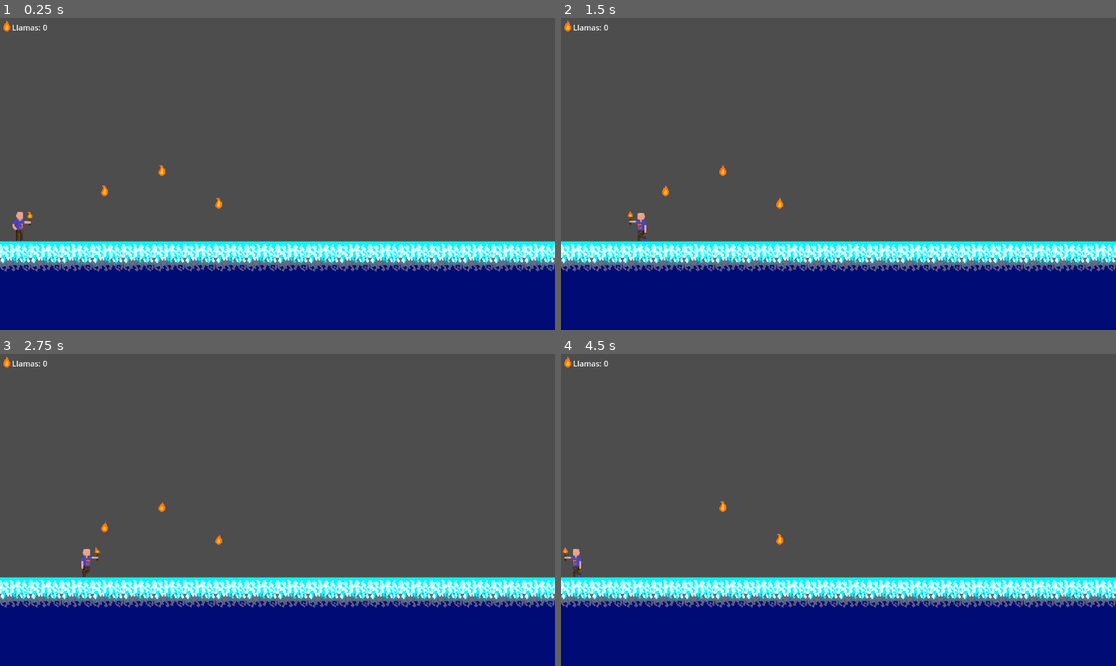
Above: before the commit, frames 1-4 (two rows, left to right).
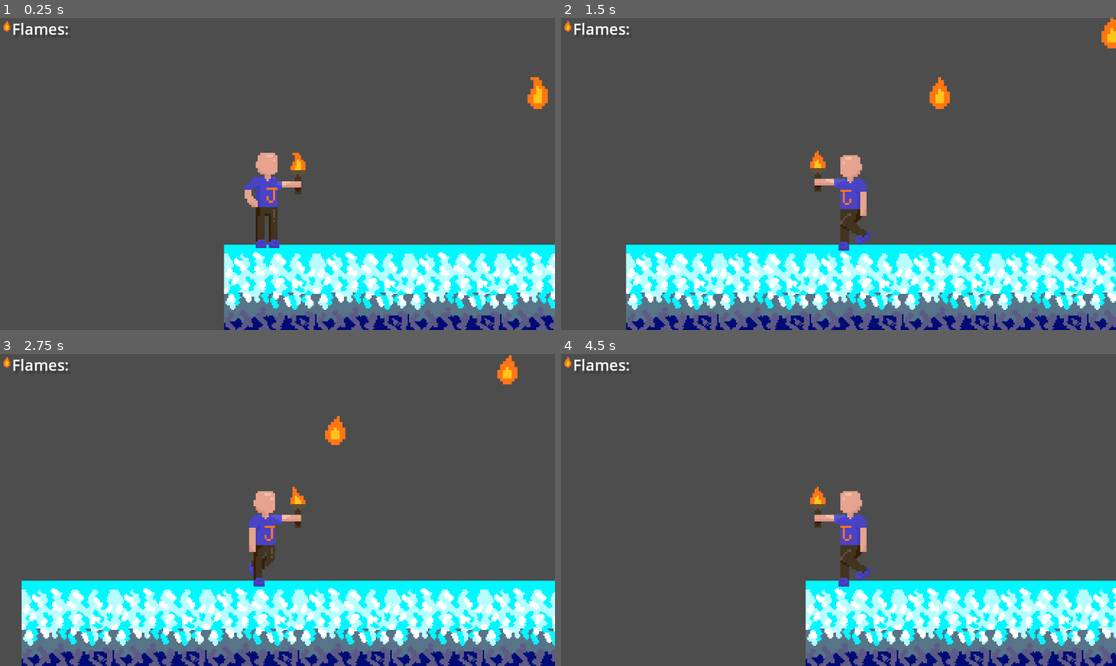
Above: after the commit, the same moments.

Repository: Elena-Barrachina/PonentJam
Game: Godot game, scene res://scenes/main.tscn
Two runs of this game, one before a commit and one after it. Both use one fixed random seed, a clock stepped at 60 frames per second and the inputs below.
Inputs:
- Up to frame 1 (0.25 s): no input
- Up to frame 2 (1.5 s): hold Right (ui_right) 0.53-1.28 s; hold Left (ui_left) from 1.28 s (still down)
- Up to frame 3 (2.75 s): release Left (ui_left) at 2.03 s; hold Right (ui_right) from 2.03 s (still down)
- Up to frame 4 (4.5 s): release Right (ui_right) at 2.78 s; hold Up (ui_up) 2.78-3.53 s; hold Left (ui_left) from 3.53 s (still down)

The runs differ from the first frame. In frame 1, 29% of the frame differs, in the area x 0-100%, y 1-100%; in frame 2, 28%; in frame 3, 28%; in frame 4, 29%.

Commit message:
Massa canvis, massa pocs commits
Doncs lo dit, només falta fer el nivell i la mecànica de destrossar objectes

Diff:
--- a/scenes/Flame.tscn
+++ b/scenes/Flame.tscn
@@ -1,6 +1,7 @@
-[gd_scene load_steps=12 format=3 uid="uid://3q1ym1ps6hvn"]
+[gd_scene load_steps=13 format=3 uid="uid://3q1ym1ps6hvn"]
 
 [ext_resource type="Texture2D" uid="uid://cmkc30nu4xafk" path="res://assets/llamas.png" id="1_47vdv"]
+[ext_resource type="AudioStream" uid="uid://bfkspv0nvwnfk" path="res://assets/audio/fire-sound-effects-224089.mp3" id="2_uaa8i"]
 
 [sub_resource type="GDScript" id="GDScript_1pg6c"]
 script/source = "extends Area2D
@@ -8,7 +9,7 @@
 @onready var anim = $AnimatedSprite2D
 
 func _ready():
-	body_entered.connect(_on_body_entered)
+	#body_entered.connect(_on_body_entered)
 	if anim:
 		anim.play(\"Llama\")
 
@@ -19,7 +20,7 @@
 		pickup_effect()
 
 func pickup_effect():
-	$CollisionShape2D.disabled = true
+	$CollisionShape2D.set_deferred(\"disabled\", true)
 
 	var tween = create_tween()
 	tween.set_parallel(true)
@@ -100,5 +101,6 @@
 shape = SubResource("CircleShape2D_61c27")
 
 [node name="AudioStreamPlayer2D" type="AudioStreamPlayer2D" parent="."]
+stream = ExtResource("2_uaa8i")
 
 [connection signal="body_entered" from="." to="." method="_on_body_entered"]
--- /dev/null
+++ b/scenes/Jugador.tscn
@@ -0,0 +1,97 @@
+[gd_scene load_steps=15 format=3 uid="uid://d0l8qgped5xr5"]
+
+[ext_resource type="Script" uid="uid://bo4b3cokgmqbp" path="res://scripts/jugador.gd" id="1_jt5h6"]
+[ext_resource type="Texture2D" uid="uid://bgylsuuitlfpw" path="res://assets/juanen_correr.png" id="1_vio6t"]
+[ext_resource type="Texture2D" uid="uid://djdlmokgm7clg" path="res://assets/juanen_parado.png" id="2_h28ku"]
+[ext_resource type="AudioStream" uid="uid://duhpsmher38aq" path="res://assets/audio/footsteps-dirt-gravel-6823.mp3" id="4_mk3m0"]
+
+[sub_resource type="AtlasTexture" id="AtlasTexture_vio6t"]
+atlas = ExtResource("1_vio6t")
+region = Rect2(0, 0, 30, 50)
+
+[sub_resource type="AtlasTexture" id="AtlasTexture_h28ku"]
+atlas = ExtResource("1_vio6t")
+region = Rect2(30, 0, 30, 50)
+
+[sub_resource type="AtlasTexture" id="AtlasTexture_jt5h6"]
+atlas = ExtResource("1_vio6t")
+region = Rect2(60, 0, 30, 50)
+
+[sub_resource type="AtlasTexture" id="AtlasTexture_mk3m0"]
+atlas = ExtResource("1_vio6t")
+region = Rect2(90, 0, 30, 50)
+
+[sub_resource type="AtlasTexture" id="AtlasTexture_3f8o5"]
+atlas = ExtResource("2_h28ku")
+region = Rect2(0, 0, 30, 50)
+
+[sub_resource type="AtlasTexture" id="AtlasTexture_a325k"]
+atlas = ExtResource("2_h28ku")
+region = Rect2(30, 0, 30, 50)
+
+[sub_resource type="AtlasTexture" id="AtlasTexture_55d87"]
+atlas = ExtResource("2_h28ku")
+region = Rect2(60, 0, 30, 50)
+
+[sub_resource type="AtlasTexture" id="AtlasTexture_jrh68"]
+atlas = ExtResource("2_h28ku")
+region = Rect2(90, 0, 30, 50)
+
+[sub_resource type="SpriteFrames" id="SpriteFrames_u1jm8"]
+animations = [{
+"frames": [{
+"duration": 1.0,
+"texture": SubResource("AtlasTexture_vio6t")
+}, {
+"duration": 1.0,
+"texture": SubResource("AtlasTexture_h28ku")
+}, {
+"duration": 1.0,
+"texture": SubResource("AtlasTexture_jt5h6")
+}, {
+"duration": 1.0,
+"texture": SubResource("AtlasTexture_mk3m0")
+}],
+"loop": true,
+"name": &"Correr",
+"speed": 5.0
+}, {
+"frames": [{
+"duration": 1.0,
+"texture": SubResource("AtlasTexture_3f8o5")
+}, {
+"duration": 1.0,
+"texture": SubResource("AtlasTexture_a325k")
+}, {
+"duration": 1.0,
+"texture": SubResource("AtlasTexture_55d87")
+}, {
+"duration": 1.0,
+"texture": SubResource("AtlasTexture_jrh68")
+}],
+"loop": true,
+"name": &"Parado",
+"speed": 5.0
+}]
+
+[sub_resource type="RectangleShape2D" id="RectangleShape2D_vio6t"]
+size = Vector2(29, 44)
+
+[node name="CharacterBody2D" type="CharacterBody2D"]
+script = ExtResource("1_jt5h6")
+
+[node name="AnimatedSprite2D" type="AnimatedSprite2D" parent="."]
+sprite_frames = SubResource("SpriteFrames_u1jm8")
+animation = &"Parado"
+autoplay = "Parado"
+
+[node name="CollisionShape2D" type="CollisionShape2D" parent="."]
+position = Vector2(-0.5, 0)
+shape = SubResource("RectangleShape2D_vio6t")
+
+[node name="pasos_audio" type="AudioStreamPlayer2D" parent="."]
+stream = ExtResource("4_mk3m0")
+
+[node name="Camera2D" type="Camera2D" parent="."]
+offset = Vector2(0, -20)
+zoom = Vector2(3, 3)
--- a/scenes/collectible.tscn
+++ /dev/null
@@ -1,84 +0,0 @@
-[gd_scene load_steps=12 format=3 uid="uid://chxl3bdvpy7s0"]
-
-[ext_resource type="Texture2D" uid="uid://cmkc30nu4xafk" path="res://assets/llamas.png" id="1_bkg8t"]
-
-[sub_resource type="GDScript" id="GDScript_1pg6c"]
-script/source = "extends Area2D
-
-func _on_body_entered(body):
-	if body.is_in_group(\"player\"):
-		body.add_collectible()
-		queue_free()
-"
-
-[sub_resource type="AtlasTexture" id="AtlasTexture_ga2k0"]
-atlas = ExtResource("1_bkg8t")
-region = Rect2(0, 0, 9, 14)
-
-[sub_resource type="AtlasTexture" id="AtlasTexture_6gns2"]
-atlas = ExtResource("1_bkg8t")
-region = Rect2(9, 0, 9, 14)
-
-[sub_resource type="AtlasTexture" id="AtlasTexture_rapul"]
-atlas = ExtResource("1_bkg8t")
-region = Rect2(18, 0, 9, 14)
-
-[sub_resource type="AtlasTexture" id="AtlasTexture_mh687"]
-atlas = ExtResource("1_bkg8t")
-region = Rect2(27, 0, 9, 14)
-
-[sub_resource type="AtlasTexture" id="AtlasTexture_ma10x"]
-atlas = ExtResource("1_bkg8t")
-region = Rect2(36, 0, 9, 14)
-
-[sub_resource type="AtlasTexture" id="AtlasTexture_fuck5"]
-atlas = ExtResource("1_bkg8t")
-region = Rect2(45, 0, 9, 14)
-
-[sub_resource type="AtlasTexture" id="AtlasTexture_72l5o"]
-atlas = ExtResource("1_bkg8t")
-region = Rect2(54, 0, 9, 14)
-
-[sub_resource type="SpriteFrames" id="SpriteFrames_udoxq"]
-animations = [{
-"frames": [{
-"duration": 1.0,
-"texture": SubResource("AtlasTexture_ga2k0")
-}, {
-"duration": 1.0,
-"texture": SubResource("AtlasTexture_6gns2")
-}, {
-"duration": 1.0,
-"texture": SubResource("AtlasTexture_rapul")
-}, {
-"duration": 1.0,
-"texture": SubResource("AtlasTexture_mh687")
-}, {
-"duration": 1.0,
-"texture": SubResource("AtlasTexture_ma10x")
-}, {
-"duration": 1.0,
-"texture": SubResource("AtlasTexture_fuck5")
-}, {
-"duration": 1.0,
-"texture": SubResource("AtlasTexture_72l5o")
-}],
-"loop": true,
-"name": &"Llama",
-"speed": 5.0
-}]
-
-[sub_resource type="CircleShape2D" id="CircleShape2D_61c27"]
-radius = 5.0
-
-[node name="Llama" type="Area2D"]
-script = SubResource("GDScript_1pg6c")
-
-[node name="AnimatedSprite2D" type="AnimatedSprite2D" parent="."]
-sprite_frames = SubResource("SpriteFrames_udoxq")
-animation = &"Llama"
-
-[node name="CollisionShape2D" type="CollisionShape2D" parent="."]
-shape = SubResource("CircleShape2D_61c27")
-
-[connection signal="body_entered" from="." to="." method="_on_body_entered"]
--- a/scenes/main.tscn
+++ b/scenes/main.tscn
@@ -1,84 +1,10 @@
-[gd_scene load_steps=31 format=4 uid="uid://cdup8uv36pcnv"]
-
-[ext_resource type="Script" uid="uid://bo4b3cokgmqbp" path="res://scripts/jugador.gd" id="1_c01mt"]
-[ext_resource type="Texture2D" uid="uid://bgylsuuitlfpw" path="res://assets/juanen_andar.png" id="2_nxtc6"]
-[ext_resource type="Texture2D" uid="uid://djdlmokgm7clg" path="res://assets/juanen_parado.png" id="3_jlsqs"]
+[gd_scene load_steps=22 format=4 uid="uid://cdup8uv36pcnv"]
+
 [ext_resource type="Texture2D" uid="uid://do5djlftrf51t" path="res://assets/suelo_hielo.png" id="4_q8u5g"]
 [ext_resource type="Texture2D" uid="uid://d207j1dd0htjk" path="res://assets/suelo_hierba.png" id="5_lhr70"]
+[ext_resource type="PackedScene" uid="uid://d0l8qgped5xr5" path="res://scenes/Jugador.tscn" id="5_vcsgt"]
 [ext_resource type="Texture2D" uid="uid://cmkc30nu4xafk" path="res://assets/llamas.png" id="6_wp0k4"]
 [ext_resource type="PackedScene" uid="uid://3q1ym1ps6hvn" path="res://scenes/Flame.tscn" id="7_nxtc6"]
-
-[sub_resource type="AtlasTexture" id="AtlasTexture_tbgi4"]
-atlas = ExtResource("2_nxtc6")
-region = Rect2(0, 0, 30, 50)
-
-[sub_resource type="AtlasTexture" id="AtlasTexture_tefeu"]
-atlas = ExtResource("2_nxtc6")
-region = Rect2(30, 0, 30, 50)
-
-[sub_resource type="AtlasTexture" id="AtlasTexture_o6xl0"]
-atlas = ExtResource("2_nxtc6")
-region = Rect2(60, 0, 30, 50)
-
-[sub_resource type="AtlasTexture" id="AtlasTexture_tipki"]
-atlas = ExtResource("2_nxtc6")
-region = Rect2(90, 0, 30, 50)
-
-[sub_resource type="AtlasTexture" id="AtlasTexture_choun"]
-atlas = ExtResource("3_jlsqs")
-region = Rect2(0, 0, 30, 50)
-
-[sub_resource type="AtlasTexture" id="AtlasTexture_ya4ey"]
-atlas = ExtResource("3_jlsqs")
-region = Rect2(30, 0, 30, 50)
-
-[sub_resource type="AtlasTexture" id="AtlasTexture_eb6dy"]
-atlas = ExtResource("3_jlsqs")
-region = Rect2(60, 0, 30, 50)
-
-[sub_resource type="AtlasTexture" id="AtlasTexture_trceg"]
-atlas = ExtResource("3_jlsqs")
-region = Rect2(90, 0, 30, 50)
-
-[sub_resource type="SpriteFrames" id="SpriteFrames_272bh"]
-animations = [{
-"frames": [{
-"duration": 1.0,
-"texture": SubResource("AtlasTexture_tbgi4")
-}, {
-"duration": 1.0,
-"texture": SubResource("AtlasTexture_tefeu")
-}, {
-"duration": 1.0,
-"texture": SubResource("AtlasTexture_o6xl0")
-}, {
-"duration": 1.0,
-"texture": SubResource("AtlasTexture_tipki")
-}],
-"loop": true,
-"name": &"Correr",
-"speed": 5.0
-}, {
-"frames": [{
-"duration": 1.0,
-"texture": SubResource("AtlasTexture_choun")
-}, {
-"duration": 1.0,
-"texture": SubResource("AtlasTexture_ya4ey")
-}, {
-"duration": 1.0,
-"texture": SubResource("AtlasTexture_eb6dy")
-}, {
-"duration": 1.0,
-"texture": SubResource("AtlasTexture_trceg")
-}],
-"loop": true,
-"name": &"Parado",
-"speed": 3.75
-}]
-
-[sub_resource type="RectangleShape2D" id="RectangleShape2D_1bvp3"]
-size = Vector2(43.25, 68)
 
 [sub_resource type="WorldBoundaryShape2D" id="WorldBoundaryShape2D_sugp2"]
 
@@ -199,23 +125,82 @@
 "speed": 5.0
 }]
 
+[sub_resource type="SystemFont" id="SystemFont_vcsgt"]
+
+[sub_resource type="LabelSettings" id="LabelSettings_c01mt"]
+font = SubResource("SystemFont_vcsgt")
+font_size = 32
+font_color = Color(0.99357647, 0.9957308, 0.99996656, 1)
+outline_color = Color(0, 0.043137256, 0.45882353, 1)
+shadow_size = 5
+shadow_color = Color(0.24313726, 0.24313726, 0.24313726, 0.7058824)
+shadow_offset = Vector2(5, 5)
+
+[sub_resource type="GDScript" id="GDScript_vcsgt"]
+script/source = "extends CharacterBody2D
+
+const SPEED = 200
+const JUMP_FORCE = -400
+const GRAVITY = 1000
+
+@onready var anim = $AnimatedSprite2D
+@onready var pasos = $pasos_audio
+@onready var counter_label = get_tree().get_first_node_in_group(\"ui_counter\")
+
+var llamas = 0
+
+func _ready():
+	add_to_group(\"player\")  # This allows collectibles to recognize this as the player
+
+func _physics_process(delta):
+	var input_dir = 0
+
+	if Input.is_action_pressed(\"ui_right\"):
+		input_dir += 1
+	if Input.is_action_pressed(\"ui_left\"):
+		input_dir -= 1
+
+	velocity.x = input_dir * SPEED
+
+	if input_dir != 0:
+		if not pasos.playing:
+			pasos.play()
+	else:
+		if pasos.playing:
+			pasos.stop()
+
+	# TODO: Use proper jump dynamics
+	print(velocity.y)
+	if Input.is_action_just_pressed(\"ui_up\") and velocity.y == 0:
+		velocity.y = JUMP_FORCE
+
+	velocity.y += GRAVITY * delta
+
+	if anim:
+		if input_dir != 0:
+			anim.animation = \"Correr\"
+			anim.flip_h = input_dir < 0
+		else:
+			anim.animation = \"Parado\"
+
+	move_and_slide()
+
+func add_collectible():
+	llamas += 1
+	print(\"I got it!\")
+	update_ui()
+
+func update_ui():
+	if counter_label:
+		counter_label.text = str(llamas)
+	print(\"Collectibles: \", llamas)
+
+func _on_Area2D_area_entered(area):
+	if area.is_in_group(\"Llama\"):
+		print(\"collected flame\")
+"
+
 [node name="Main" type="Node2D"]
-
-[node name="Jugador" type="CharacterBody2D" parent="."]
-position = Vector2(48, 427)
-up_direction = Vector2(0, 1)
-script = ExtResource("1_c01mt")
-
-[node name="AnimatedSprite2D" type="AnimatedSprite2D" parent="Jugador"]
-scale = Vector2(1.4695313, 1.4695313)
-sprite_frames = SubResource("SpriteFrames_272bh")
-animation = &"Parado"
-autoplay = "Parado"
-frame_progress = 0.7602112
-
-[node name="CollisionShape2D" type="CollisionShape2D" parent="Jugador"]
-position = Vector2(-1.375, -3)
-shape = SubResource("RectangleShape2D_1bvp3")
 
 [node name="Suelo" type="StaticBody2D" parent="."]
 
@@ -229,7 +214,7 @@
 shape = SubResource("WorldBoundaryShape2D_sugp2")
 
 [node name="Borde_der" type="CollisionShape2D" parent="Suelo"]
-position = Vector2(1200, 256)
+position = Vector2(1152, 256)
 rotation = -1.5707964
 shape = SubResource("WorldBoundaryShape2D_sugp2")
 
@@ -257,11 +242,11 @@
 
 [node name="Llamas_texto" type="Label" parent="UI/Llamas_Contador"]
 layout_mode = 2
-text = "Llamas:"
+text = "Flames:"
+label_settings = SubResource("LabelSettings_c01mt")
 
 [node name="Llamas_Numero" type="Label" parent="UI/Llamas_Contador"]
 layout_mode = 2
-text = "0"
 
 [node name="Objetos" type="Node2D" parent="."]
 position = Vector2(0, 1)
@@ -277,3 +262,12 @@
 [node name="Llama3" parent="." instance=ExtResource("7_nxtc6")]
 position = Vector2(454, 386)
 scale = Vector2(2, 2)
+
+[node name="Llama4" parent="." instance=ExtResource("7_nxtc6")]
+position = Vector2(587, 392)
+scale = Vector2(2, 2)
+
+[node name="CharacterBody2D" parent="." instance=ExtResource("5_vcsgt")]
+position = Vector2(37, 438)
+scale = Vector2(1.5, 1.5)
+script = SubResource("GDScript_vcsgt")
--- a/scripts/jugador.gd
+++ b/scripts/jugador.gd
@@ -5,9 +5,13 @@
 const GRAVITY = 1000
 
 @onready var anim = $AnimatedSprite2D
+@onready var pasos = $pasos_audio
 @onready var counter_label = get_tree().get_first_node_in_group("ui_counter")
 
-var collectibles = 0
+var llamas = 0
+
+func _ready():
+	add_to_group("player")  # This allows collectibles to recognize this as the player
 
 func _physics_process(delta):
 	var input_dir = 0
@@ -19,7 +23,12 @@
 
 	velocity.x = input_dir * SPEED
 
-	move_and_slide()
+	if input_dir != 0:
+		if not pasos.playing:
+			pasos.play()
+	else:
+		if pasos.playing:
+			pasos.stop()
 
 	# TODO: Use proper jump dynamics
 	print(velocity.y)
@@ -35,17 +44,17 @@
 		else:
 			anim.animation = "Parado"
 
-func _ready():
-	add_to_group("player")  # This allows collectibles to recognize this as the player
+	move_and_slide()
 
 func add_collectible():
-	collectibles += 1
+	llamas += 1
+	print("I got it!")
 	update_ui()
 
 func update_ui():
 	if counter_label:
-		counter_label.text = str(collectibles)
-	print("Collectibles: ", collectibles)
+		counter_label.text = str(llamas)
+	print("Collectibles: ", llamas)
 
 func _on_Area2D_area_entered(area):
 	if area.is_in_group("Llama"):
--- a/scripts/recursos.gd
+++ /dev/null
@@ -1,11 +0,0 @@
-extends Node
-
-
-# Called when the node enters the scene tree for the first time.
-func _ready() -> void:
-	pass # Replace with function body.
-
-
-# Called every frame. 'delta' is the elapsed time since the previous frame.
-func _process(delta: float) -> void:
-	pass
Not shown, added: assets/audio/fire-sound-effects-224089.mp3.import
Not shown, added: assets/audio/footsteps-dirt-gravel-6823.mp3.import
Binary file added: assets/backgrounds/fondo_hielo.png
Not shown, changed: assets/backgrounds/fondo_hielo.png.import
Binary file added: assets/backgrounds/llamas_vivas.png
Not shown, added: assets/backgrounds/llamas_vivas.png.import
Renamed: assets/juanen_andar.png -> assets/juanen_correr.png
Not shown, added: assets/juanen_correr.png.import
Binary file added: assets/pebetero.png
Not shown, added: assets/pebetero.png.import
Not shown, removed: scripts/recursos.gd.uid
Not shown, added: assets/audio/fire-sound-effects-224089.mp3
(and 1 more such lines)
